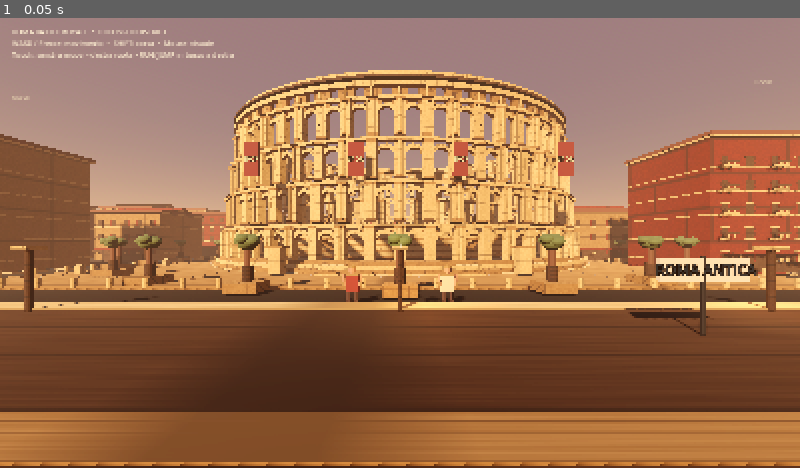
Above: before the commit, frame 1.
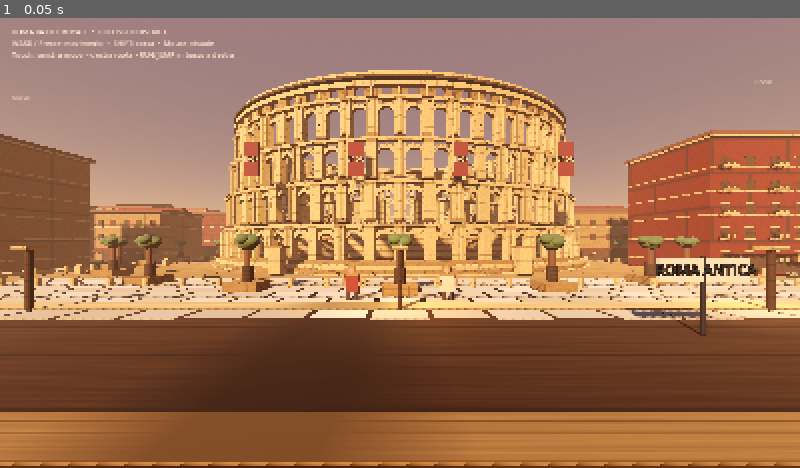
Above: after the commit, the same moment.

Repository: romabattleroyale/Roma-BRT
Game: Godot game, scene res://main.tscn
Same seed, same stepped clock (60 frames per second), same inputs: the game is played once before the commit and once after it.
Inputs:
- Up to frame 1 (0.05 s): no input

The runs differ from the first frame. In frame 1, 5.8% of the frame differs, in the area x 0-100%, y 19-68%.

Commit message:
Add varied travertine paving slabs to the Colosseum approach plaza

Diff:
--- a/quality_lab/main.gd
+++ b/quality_lab/main.gd
@@ -18,6 +18,7 @@
 	_make_materials()
 	_make_environment()
 	_make_ground()
+	_make_plaza_paving()
 	_make_colosseum()
 	_make_neighbourhood()
 	_make_street_furniture()
@@ -219,6 +220,23 @@
 	for x in range(-110, 111, 14):
 		_box(self, Vector3(5, 0.025, 0.18), Vector3(x, -0.11, -48), trim)
 		_box(self, Vector3(5, 0.025, 0.18), Vector3(x, -0.11, 48), trim)
+
+func _make_plaza_paving() -> void:
+	# Travertine slab paving in the approach plaza, with narrow joints and subtle color variation.
+	var rng := RandomNumberGenerator.new()
+	rng.seed = 1407
+	var slabs: Array[Material] = [
+		_mat(Color("#c9b18a"), 0.92),
+		_mat(Color("#d5bf9b"), 0.92),
+		_mat(Color("#bda47c"), 0.92),
+		_mat(Color("#c4ad85"), 0.92)
+	]
+	for row in range(9):
+		for col in range(25):
+			var x := -36.0 + col * 3.0 + (1.5 if row % 2 else 0.0)
+			var z := 29.0 + row * 1.75
+			var slab_size := Vector3(rng.randf_range(2.55, 2.82), 0.045, rng.randf_range(1.45, 1.62))
+			_box(self, slab_size, Vector3(x, 0.105, z), slabs[rng.randi_range(0, slabs.size() - 1)])
 
 func _make_colosseum() -> void:
 	var col := Node3D.new()
